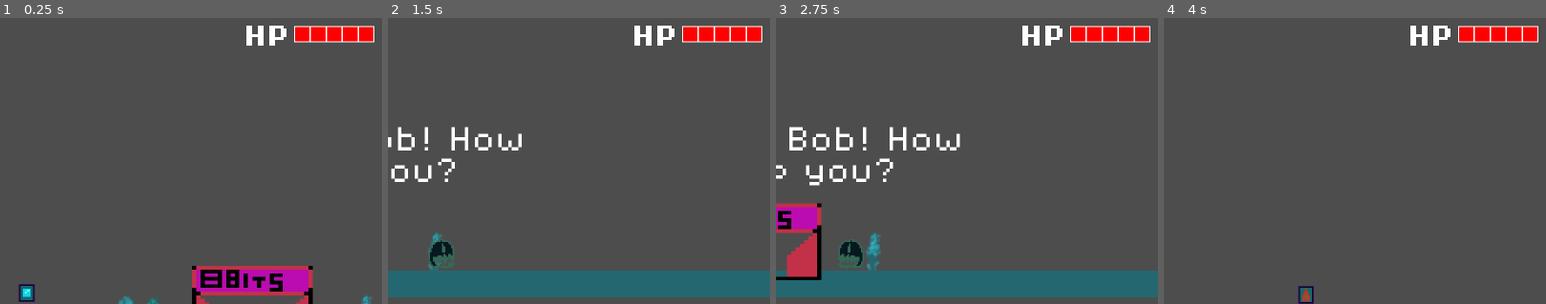
Above: before the commit, frames 1-4 (left to right).
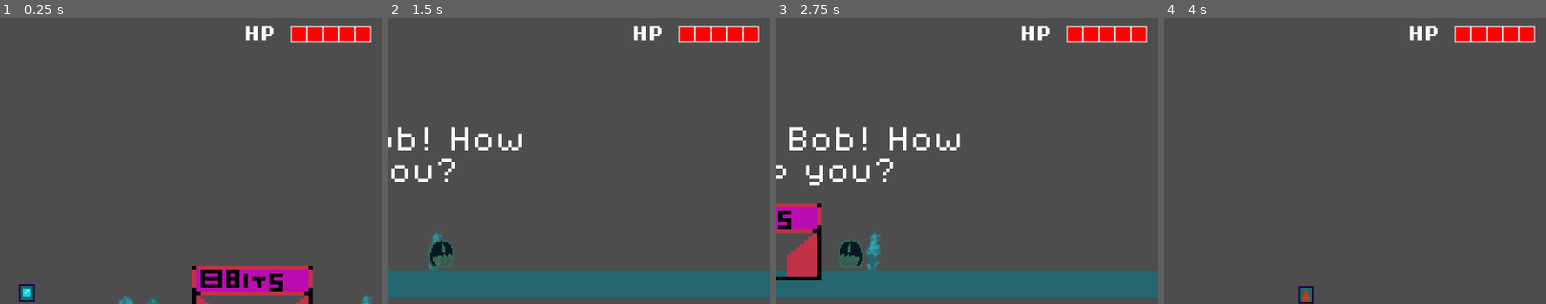
Above: after the commit, the same moments.

Repository: floriancaro/Jame-Gam-June-2024
Game: Godot game, scene res://scenes/main.tscn
Two runs of this game, one before a commit and one after it. Both use one fixed random seed, a clock stepped at 60 frames per second and the inputs below.
Inputs:
- Up to frame 1 (0.25 s): no input
- Up to frame 2 (1.5 s): hold D (move_right) from 0.53 s (still down); tap Space (jump) at 0.6, 0.77, 1.07 s; tap M (ability) at 1.35 s
- Up to frame 3 (2.75 s): tap Space (jump) at 1.52, 1.55, 1.82, 2.1 s; release D (move_right) at 2.03 s; hold A (move_left) from 2.03 s (still down)
- Up to frame 4 (4 s): release A (move_left) at 2.78 s; hold D (move_right) from 2.78 s (still down); tap M (ability) at 2.85 s; tap Space (jump) at 3.02, 3.05, 3.32, 3.6, 3.77 s
The pictures show only the part of the screen within x 44-94%, y 2-52%; the shares and areas given below are measured in that part.

The runs differ from the first frame. In frame 1, 0.8% of the frame differs, in the area x 64-98%, y 2-10%; in frame 2, 0.8%; in frame 3, 0.8%; in frame 4, 0.8%.
Error before the commit: Invalid assignment of property or key 'visible' with value of type 'bool' on a base object of type 'null instance'. (res://scripts/health.gd:13)

Commit message:
review health bar

Diff:
--- a/scenes/main.tscn
+++ b/scenes/main.tscn
@@ -342,15 +342,15 @@
 zoom = Vector2(3.5, 3.5)
 limit_bottom = 200
 
-[node name="HealthBar" parent="Player/Camera2D" instance=ExtResource("3_tnnck")]
-position = Vector2(199.334, -180)
-scale = Vector2(0.700001, 0.700001)
-
-[node name="HealthLabel" type="Label" parent="Player/Camera2D"]
-offset_left = 136.334
-offset_top = -185.834
-offset_right = 176.334
-offset_bottom = -162.834
+[node name="HealthBar" parent="Player" instance=ExtResource("3_tnnck")]
+position = Vector2(400, -240)
+scale = Vector2(1, 1)
+
+[node name="HealthLabel" type="Label" parent="Player"]
+offset_left = 313.334
+offset_top = -248.334
+offset_right = 353.334
+offset_bottom = -225.334
 theme_override_fonts/font = ExtResource("12_eaoke")
 text = "HP"
 
--- a/scenes/player.tscn
+++ b/scenes/player.tscn
@@ -12,6 +12,7 @@
 [ext_resource type="Texture2D" uid="uid://cj6pxqhtmtr7u" path="res://assets/sprites/bob_teleport_henshi.png" id="5_pytg3"]
 [ext_resource type="AudioStream" uid="uid://bfpisan5l34vw" path="res://assets/audio/sfx/ice_transform.mp3" id="6_22324"]
 [ext_resource type="Texture2D" uid="uid://flt3vj4o5vct" path="res://assets/sprites/bob_sheet.png" id="8_jnu2g"]
+[ext_resource type="Texture2D" uid="uid://cug2w14a5djer" path="res://assets/sprites/bob_teleport.png" id="11_denu4"]
 [ext_resource type="AudioStream" uid="uid://bdd6xc3gtqgsy" path="res://assets/audio/sfx/sound_3.wav" id="14_18t4n"]
 
 [sub_resource type="RectangleShape2D" id="RectangleShape2D_ca4kd"]
@@ -167,6 +168,22 @@
 atlas = ExtResource("4_obk5i")
 region = Rect2(34, 0, 34, 39)
 
+[sub_resource type="AtlasTexture" id="AtlasTexture_6sxsr"]
+atlas = ExtResource("11_denu4")
+region = Rect2(120, 0, 40, 40)
+
+[sub_resource type="AtlasTexture" id="AtlasTexture_dknnx"]
+atlas = ExtResource("11_denu4")
+region = Rect2(160, 0, 40, 40)
+
+[sub_resource type="AtlasTexture" id="AtlasTexture_qsbx5"]
+atlas = ExtResource("11_denu4")
+region = Rect2(40, 80, 40, 40)
+
+[sub_resource type="AtlasTexture" id="AtlasTexture_8r8hk"]
+atlas = ExtResource("11_denu4")
+region = Rect2(80, 0, 40, 40)
+
 [sub_resource type="SpriteFrames" id="SpriteFrames_if27w"]
 animations = [{
 "frames": [{
@@ -328,6 +345,23 @@
 }],
 "loop": true,
 "name": &"old_move",
+"speed": 5.0
+}, {
+"frames": [{
+"duration": 1.0,
+"texture": SubResource("AtlasTexture_6sxsr")
+}, {
+"duration": 1.0,
+"texture": SubResource("AtlasTexture_dknnx")
+}, {
+"duration": 1.0,
+"texture": SubResource("AtlasTexture_qsbx5")
+}, {
+"duration": 1.0,
+"texture": SubResource("AtlasTexture_8r8hk")
+}],
+"loop": true,
+"name": &"teleport",
 "speed": 5.0
 }]
 
@@ -349,7 +383,7 @@
 position = Vector2(0, -13)
 scale = Vector2(0.8, 0.75)
 sprite_frames = SubResource("SpriteFrames_if27w")
-animation = &"jump_up"
+animation = &"teleport"
 speed_scale = 1.1
 
 [node name="ProjectileMarker" type="Marker2D" parent="."]
--- a/scripts/health.gd
+++ b/scripts/health.gd
@@ -1,12 +1,14 @@
 extends Node2D
 
-@onready var sprite_hp0 = $Camera2D/HP0
-@onready var sprite_hp1 = $Camera2D/HP1
-@onready var sprite_hp2 = $Camera2D/HP2
-@onready var sprite_hp3 = $Camera2D/HP3
-@onready var sprite_hp4 = $Camera2D/HP4
-@onready var sprite_hp5 = $Camera2D/HP5
 @onready var player = %Player
+@onready var sprite_hp0 = player.get_node("HealthBar/HP0")
+@onready var sprite_hp1 = player.get_node("HealthBar/HP1")
+@onready var sprite_hp2 = player.get_node("HealthBar/HP2")
+@onready var sprite_hp3 = player.get_node("HealthBar/HP3")
+@onready var sprite_hp4 = player.get_node("HealthBar/HP4")
+@onready var sprite_hp5 = player.get_node("HealthBar/HP5")
+
+#const MIN_POSITION_Y = -240
 
 # Called when the node enters the scene tree for the first time.
 func _ready():
@@ -18,6 +20,7 @@
 	sprite_hp5.visible = false
 
 func _process(delta):
+	#global_position.y = clamp(position.y, -10000, -240)
 	if player.health >= 1:
 		sprite_hp1.visible = true
 	else:
--- a/scripts/player.gd
+++ b/scripts/player.gd
@@ -26,8 +26,10 @@
 
 
 func _ready():
+	var element = "nature"
 	animated_sprite.material.set_shader_parameter("fire", false)
 	animated_sprite.material.set_shader_parameter("ice", false)
+	animated_sprite.material.set_shader_parameter("teleport", false)
 
 
 func _physics_process(delta):
@@ -117,7 +119,7 @@
 
 
 func teleport():
-	# animated_sprite.play("teleport")
+	animated_sprite.play("teleport")
 	in_animation = true
 	if animated_sprite.flip_h:
 		position.x -= 100
Binary file added: assets/sprites/arrow_down.png
Not shown, added: assets/sprites/arrow_down.png.import
Not shown: 1 places in scenes/player.tscn that only renumber resources
Not shown, changed: .DS_Store
Not shown, changed: assets/.DS_Store
